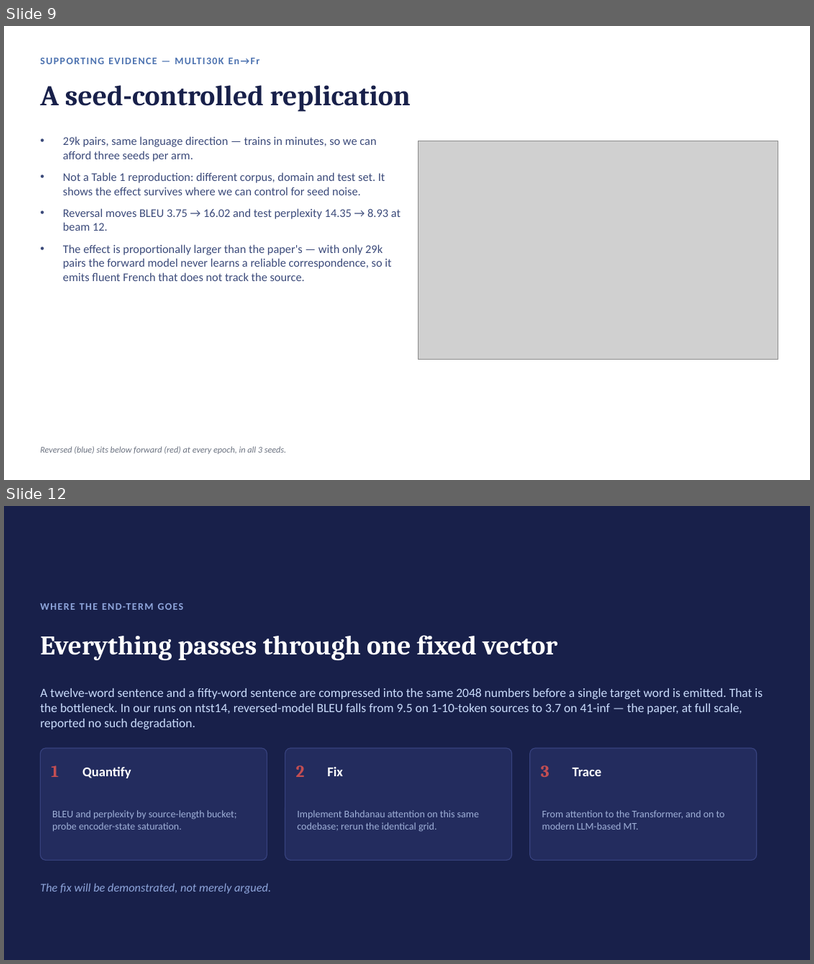
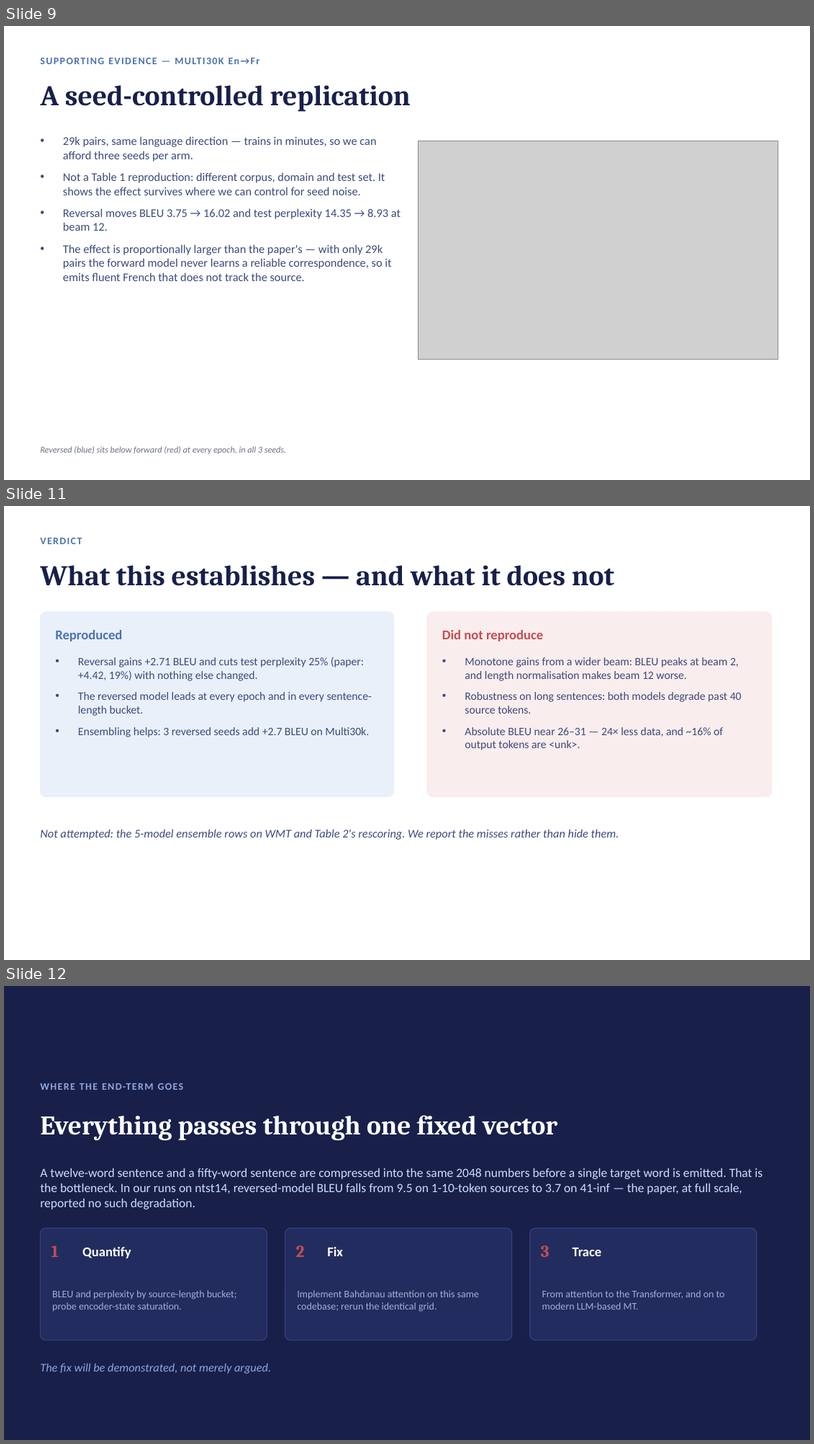
Before and after one commit to RubenS183/seq2seq-ee5180, a slide deck: slides/EE5180_midterm_slides.pptx. Shown one above the other, each under a label of ours: slides 9 and 12 before the commit, slides 9, 11 and 12 after it; the slides between them are not shown. The pictures are 814x964 and 814x1444 pixels, drawn with LibreOffice and Linux fonts; fonts in the diff are those of the drawing; grey boxes stand for pictures. Boxes give left, top, right and bottom in pixels: in the first picture for what was removed or moved away, otherwise in the second. Text is boxed around its words. In the diff, an @@ line names an element or a change of style, - is before the commit and + after.

```diff
--- a/slides/EE5180_midterm_slides.pptx
+++ b/slides/EE5180_midterm_slides.pptx
@@ slide 11 added at [4,506,810,960], background #FFFFFF @@
@@ text added at [40,531,772,549], 12 pt, text #4C72B0, bold @@
+VERDICT
@@ text added at [40,565,615,586], 34 pt, text #18204A, bold @@
+What this establishes — and what it does not
@@ rounded rectangle added at [40,612,394,796], fill #EAF0FA, outline #EAF0FA 1 pt @@
@@ rounded rectangle added at [427,612,772,796], fill #FAEDED, outline #FAEDED 1 pt @@
@@ text added at [55,630,122,641], 16 pt, text #4C72B0, bold @@
+Reproduced
@@ text added at [442,630,543,641], 16 pt, text #C44E52, bold @@
+Did not reproduce
@@ text added at [78,657,372,737], 13.5 pt, text #3B4A7A @@
+• Reversal gains +2.71 BLEU and cuts test perplexity 25% (paper: +4.42, 19%) with nothing else changed.
+• The reversed model leads at every epoch and in every sentence-length bucket.
+• Ensembling helps: 3 reversed seeds add +2.7 BLEU on Multi30k.
@@ text added at [465,657,742,750], 13.5 pt, text #3B4A7A @@
+• Monotone gains from a wider beam: BLEU peaks at beam 2, and length normalisation makes beam 12 worse.
+• Robustness on long sentences: both models degrade past 40 source tokens.
+• Absolute BLEU near 26–31 — 24× less data, and ~16% of output tokens are <unk>.
@@ text added at [40,829,620,839], 14 pt, text #3B4A7A, italic @@
+Not attempted: the 5-model ensemble rows on WMT and Table 2's rescoring. We report the misses rather than hide them.
```
Also in this commit, not shown: 3 slides changed, 1 slide removed, 8 other files.
